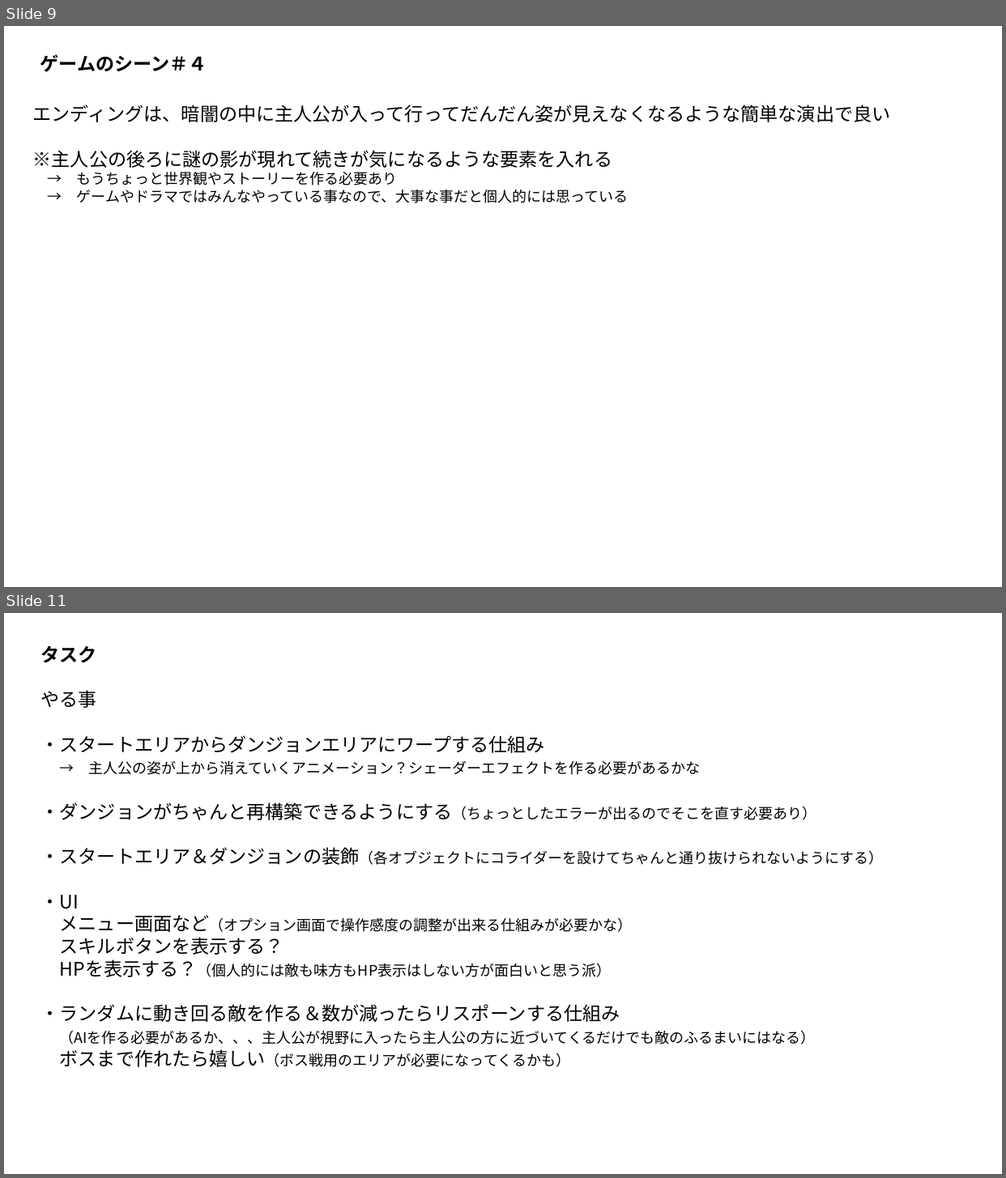
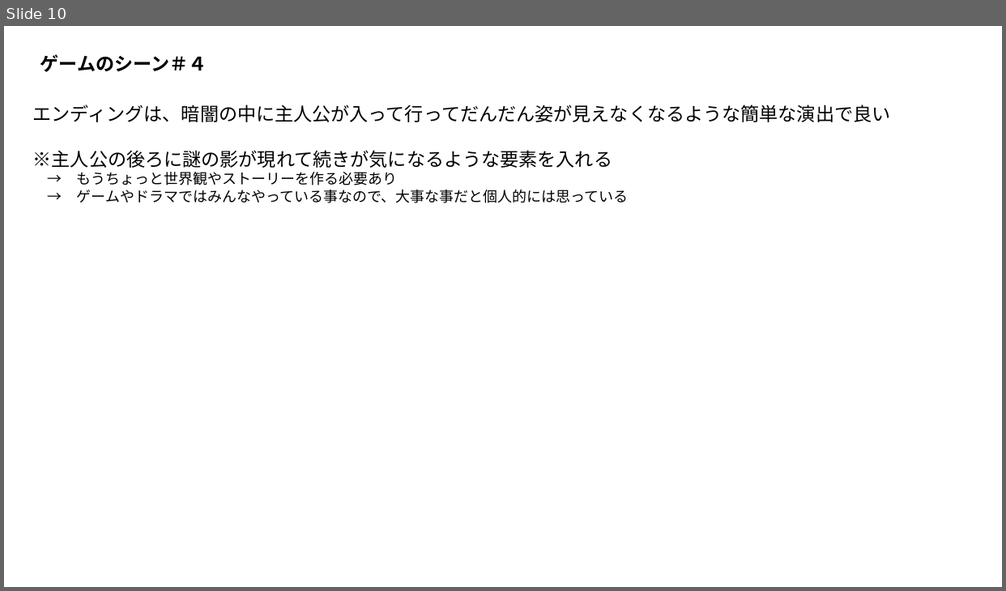
Before and after one commit to Wonchul-Jung88/Indie_Game_Challenge, a slide deck: Indie Game Challenge/Assets/Document/開発資料.pptx. Shown one above the other, each under a label of ours: slides 9 and 11 before the commit, slide 10 after it; the slides between them are not shown. The pictures are 1006x1178 and 1006x591 pixels, drawn with LibreOffice and Linux fonts; fonts in the diff are those of the drawing. Boxes give left, top, right and bottom in pixels: in the first picture for what was removed or moved away, otherwise in the second. Text is boxed around its words. In the diff, an @@ line names an element or a change of style, - is before the commit and + after.

```diff
--- a/Indie Game Challenge/Assets/Document/開発資料.pptx
+++ b/Indie Game Challenge/Assets/Document/開発資料.pptx
@@ slide 11 removed at (4,613,1002,1174), background #FFFFFF @@
@@ text removed at (41,646,883,1067) @@
-タスク
-やる事
-・スタートエリアからダンジョンエリアにワープする仕組み
-→ 主人公の姿が上から消えていくアニメーション？シェーダーエフェクトを作る必要があるかな
-・ダンジョンがちゃんと再構築できるようにする（ちょっとしたエラーが出るのでそこを直す必要あり）
-・スタートエリア＆ダンジョンの装飾（各オブジェクトにコライダーを設けてちゃんと通り抜けられないようにする）
-・UI
-メニュー画面など（オプション画面で操作感度の調整が出来る仕組みが必要かな）
-スキルボタンを表示する？
-HPを表示する？（個人的には敵も味方もHP表示はしない方が面白いと思う派）
-・ランダムに動き回る敵を作る＆数が減ったらリスポーンする仕組み
-（AIを作る必要があるか、、、主人公が視野に入ったら主人公の方に近づいてくるだけでも敵のふるまいにはなる）
-ボスまで作れたら嬉しい（ボス戦用のエリアが必要になってくるかも）
@@ what was slide 9 is now slide 10 @@
```
Also in this commit, not shown: 1 slide added, 2 other slides removed, 4 other files.
